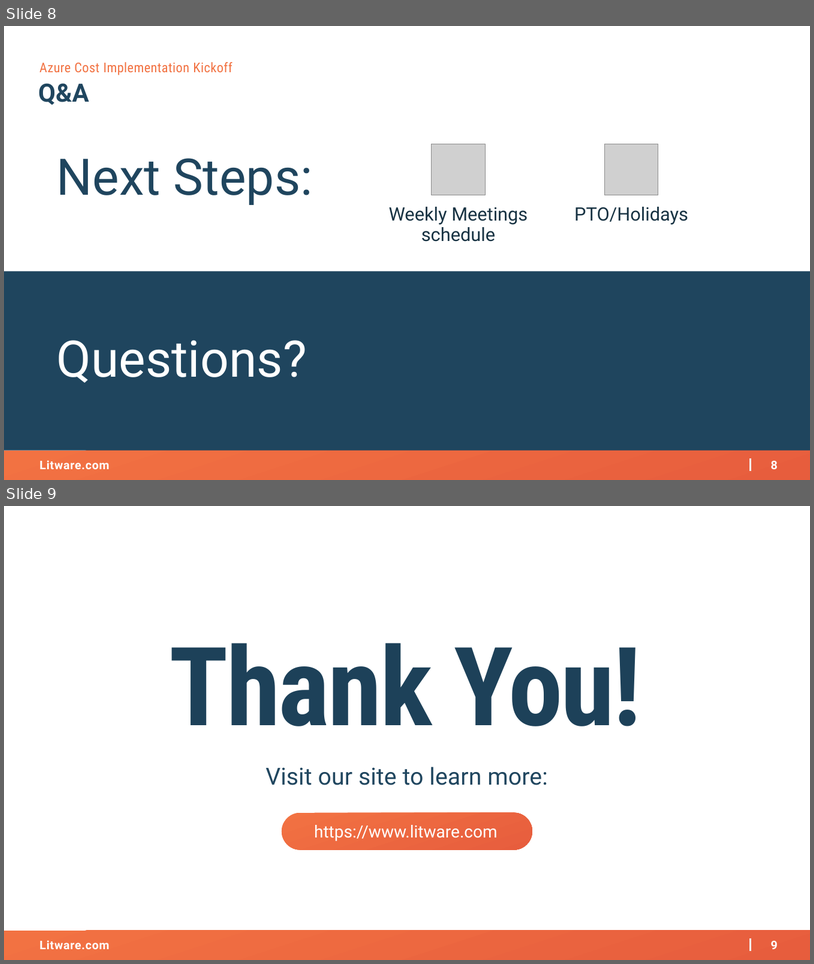
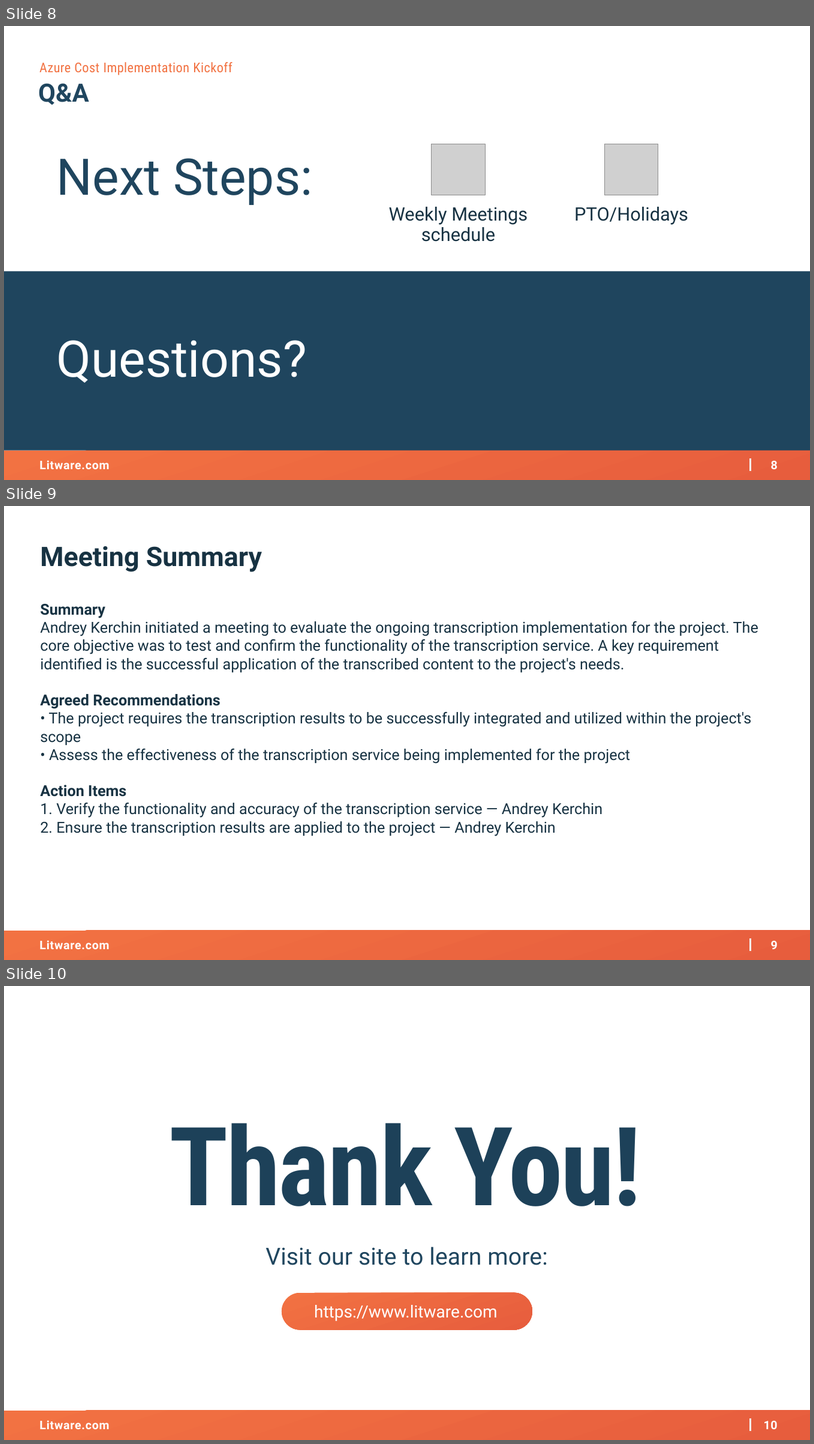
Before and after one commit to AKercha1/justtemporary, a slide deck: someproject/artifacts/kickoff-deck.pptx. Shown one above the other, each under a label of ours: slides 8 and 9 before the commit, slides 8, 9 and 10 after it. The pictures are 814x964 and 814x1444 pixels, drawn with LibreOffice and Linux fonts; fonts in the diff are those of the drawing; grey boxes stand for pictures; background and template pictures are left out. Boxes give left, top, right and bottom in pixels: in the first picture for what was removed or moved away, otherwise in the second. Text is boxed around its words. In the diff, an @@ line names an element or a change of style, - is before the commit and + after.

Commit message:
[someproject] Update artifacts/kickoff-deck.pptx

```diff
--- a/someproject/artifacts/kickoff-deck.pptx
+++ b/someproject/artifacts/kickoff-deck.pptx
@@ slide 9 added at [4,506,810,960], background #FFFFFF; not listed: 4 template elements that a slide beside it also shows @@
@@ text added at [40,546,262,572], 32 pt, text #173242, bold @@
+Meeting Summary
@@ text added at [40,604,759,836], 18 pt, text #173242 @@
+Summary
+Andrey Kerchin initiated a meeting to evaluate the ongoing transcription implementation for the project. The core objective was to test and confirm the functionality of the transcription service. A key requirement identified is the successful application of the transcribed content to the project's needs.
+Agreed Recommendations
+• The project requires the transcription results to be successfully integrated and utilized within the project's scope
+• Assess the effectiveness of the transcription service being implemented for the project
+Action Items
+1. Verify the functionality and accuracy of the transcription service — Andrey Kerchin
+2. Ensure the transcription results are applied to the project — Andrey Kerchin
@@ what was slide 9 is now slide 10 @@
@@ page number at [764,1420,778,1429]: text changed @@
-9
+10
```
